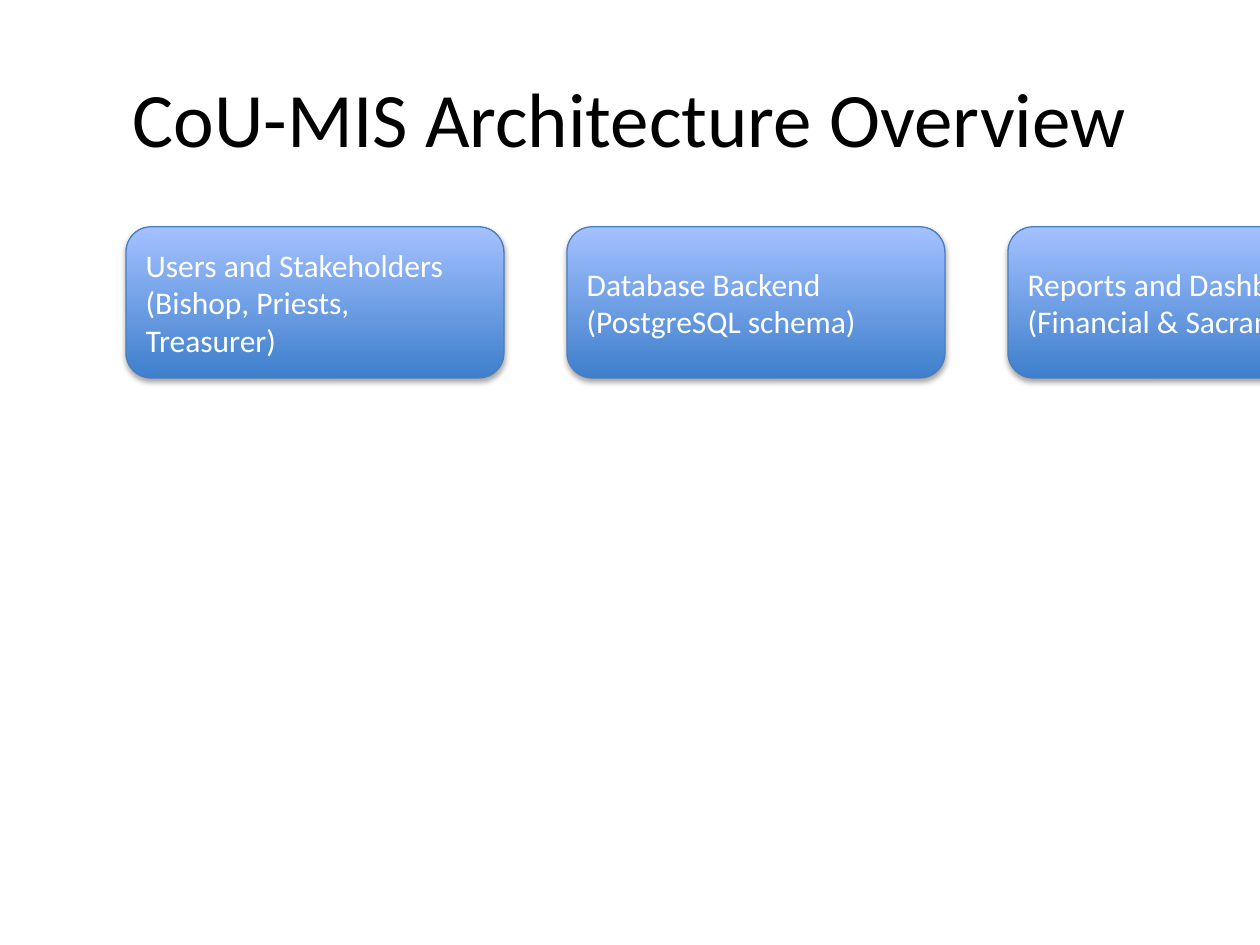
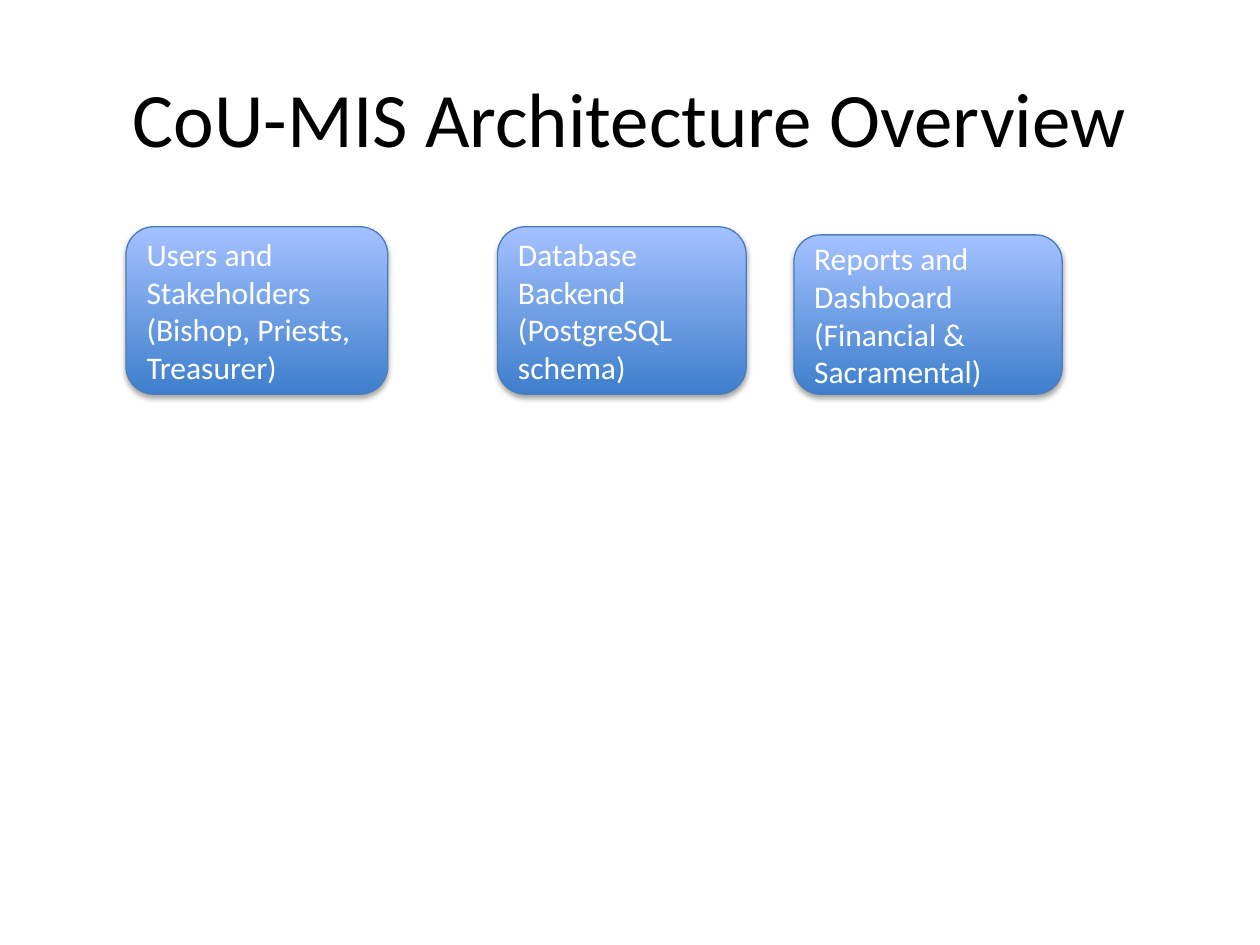
Before and after one commit to Icradle-Innovations-Ltd/cou-mis, a slide deck: slide 15 of Coursework/CoU-MIS_Presentation.pptx. Drawn at 1260x945 pixels with LibreOffice and Linux fonts; fonts in the diff are those of the drawing. Boxes give left, top, right and bottom in pixels: in the first picture for what was removed or moved away, otherwise in the second. Text is boxed around its words. In the diff, an @@ line names an element or a change of style, - is before the commit and + after.

```diff
--- a/Coursework/CoU-MIS_Presentation.pptx
+++ b/Coursework/CoU-MIS_Presentation.pptx
@@ rounded rectangle "Users and Stakeholders" resized from (x1=126, y1=227, x2=504, y2=378) to (x1=126, y1=227, x2=388, y2=394) @@
@@ rounded rectangle "Database Backend" resized from (x1=567, y1=227, x2=945, y2=378) to (x1=498, y1=227, x2=746, y2=394) @@
@@ rounded rectangle "Reports and Dashboard" resized from (x1=1008, y1=227, x2=1260, y2=378) to (x1=794, y1=234, x2=1062, y2=393) @@
```
Also in this commit, not shown: 13 other slides changed, 1 slide added, 1 slide removed, 10 other files.
